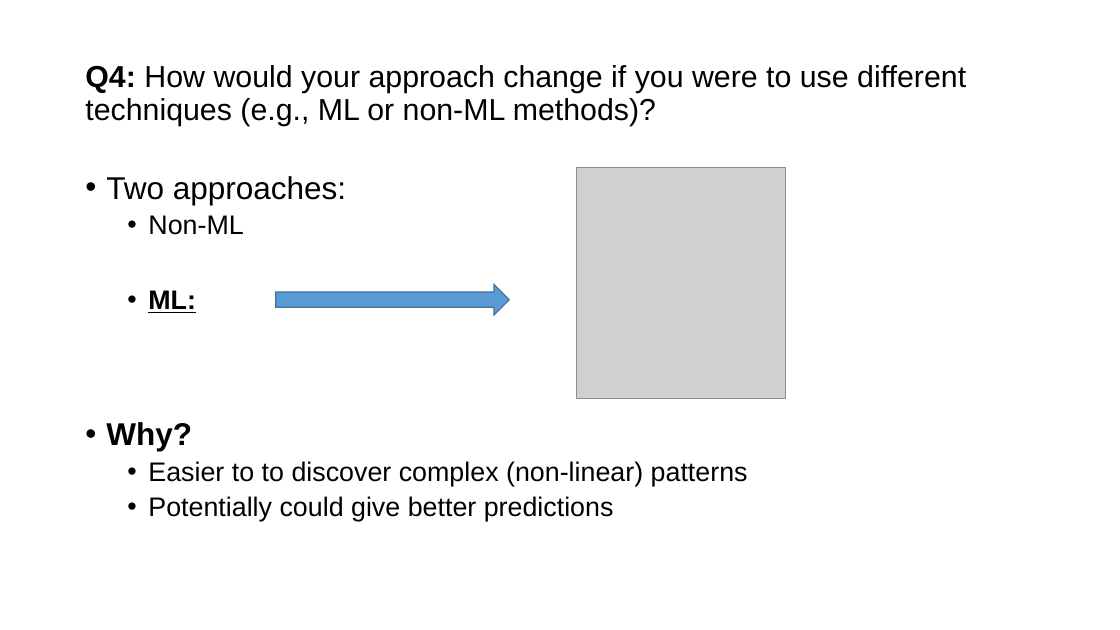
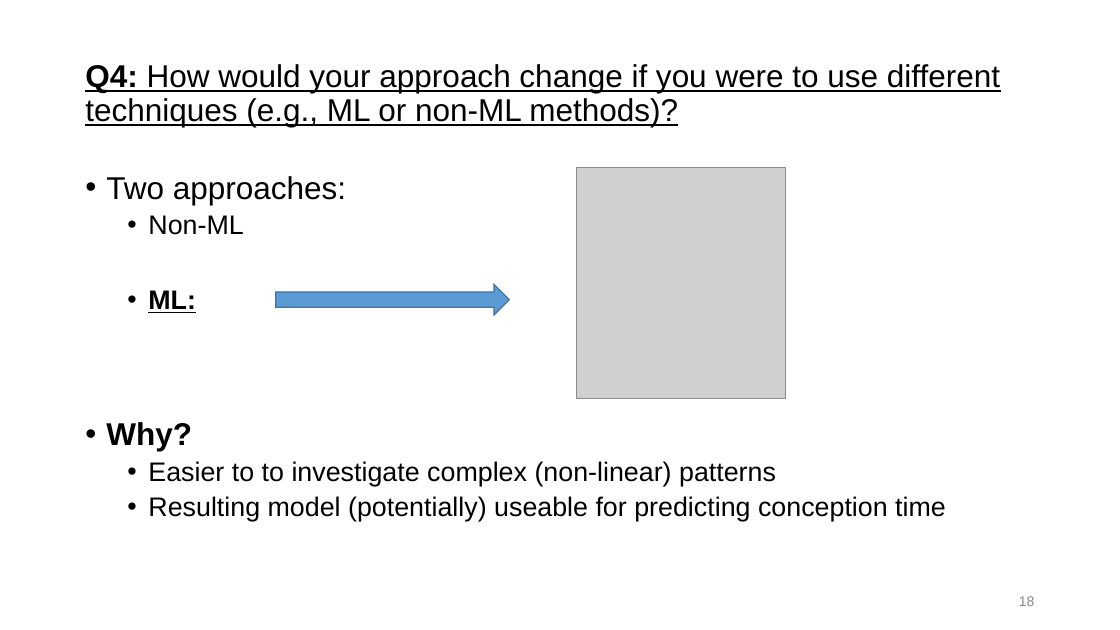
Before and after one commit to JeroenBuil/natural-cycles-assignment, a slide deck: slide 18 of reports/Natural Cycles - Assignment Report - Jeroen Buil.pptx. Drawn at 1120x630 pixels with LibreOffice and Linux fonts; fonts in the diff are those of the drawing; grey boxes stand for pictures. Boxes give left, top, right and bottom in pixels: in the first picture for what was removed or moved away, otherwise in the second. Text is boxed around its words. In the diff, an @@ line names an element or a change of style, - is before the commit and + after.

```diff
--- a/reports/Natural Cycles - Assignment Report - Jeroen Buil.pptx
+++ b/reports/Natural Cycles - Assignment Report - Jeroen Buil.pptx
@@ title "Q4: How would your approach ..." at (85,64,1000,127): size 26 to 27 pt, underline on @@
@@ text at (148,461,946,521): text changed @@
-  • Easier to to discover complex (non-linear) patterns
-  • Potentially could give better predictions
+  • Easier to to investigate complex (non-linear) patterns
+  • Resulting model (potentially) useable for predicting conception time
@@ page number added at (1019,596,1035,606), 12 pt, text #8C8C8C @@
+18
```
Also in this commit, not shown: 21 other slides changed, 1 slide added, 1 slide removed, 2 other files.
